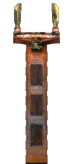
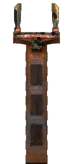
The second w=72, h=164 image is a revision of the first. Changes to its layers:
pixels changed over [13, 3, 61, 164] (layer not identified)
